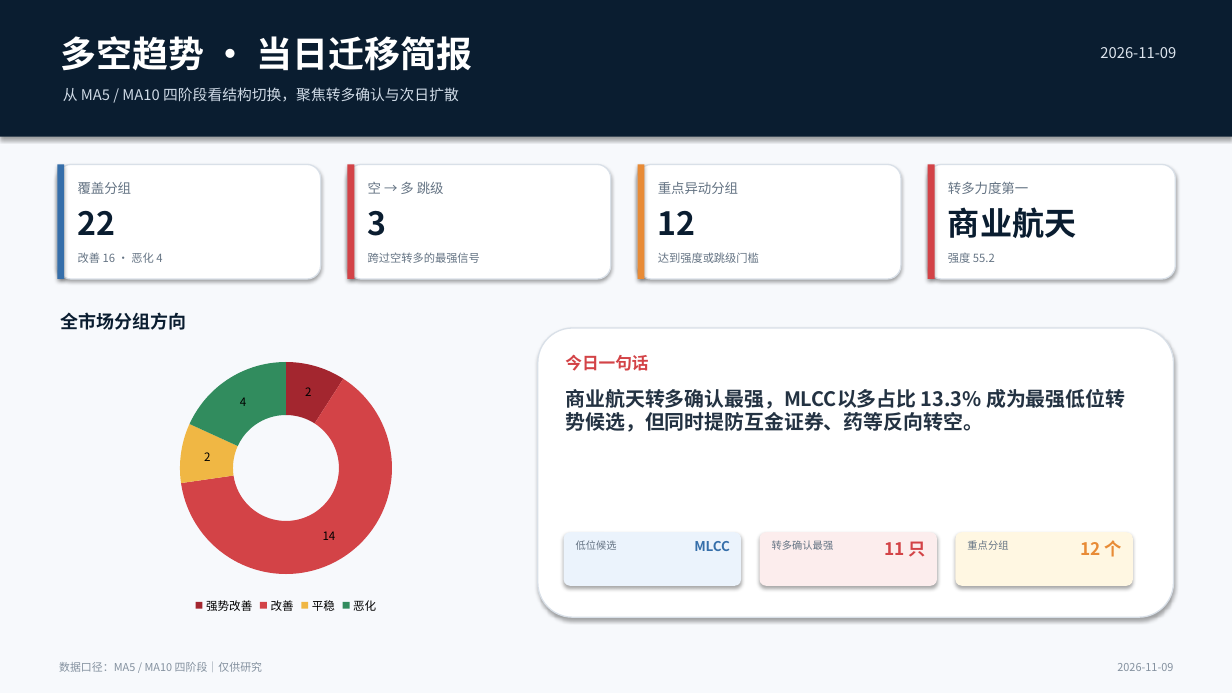
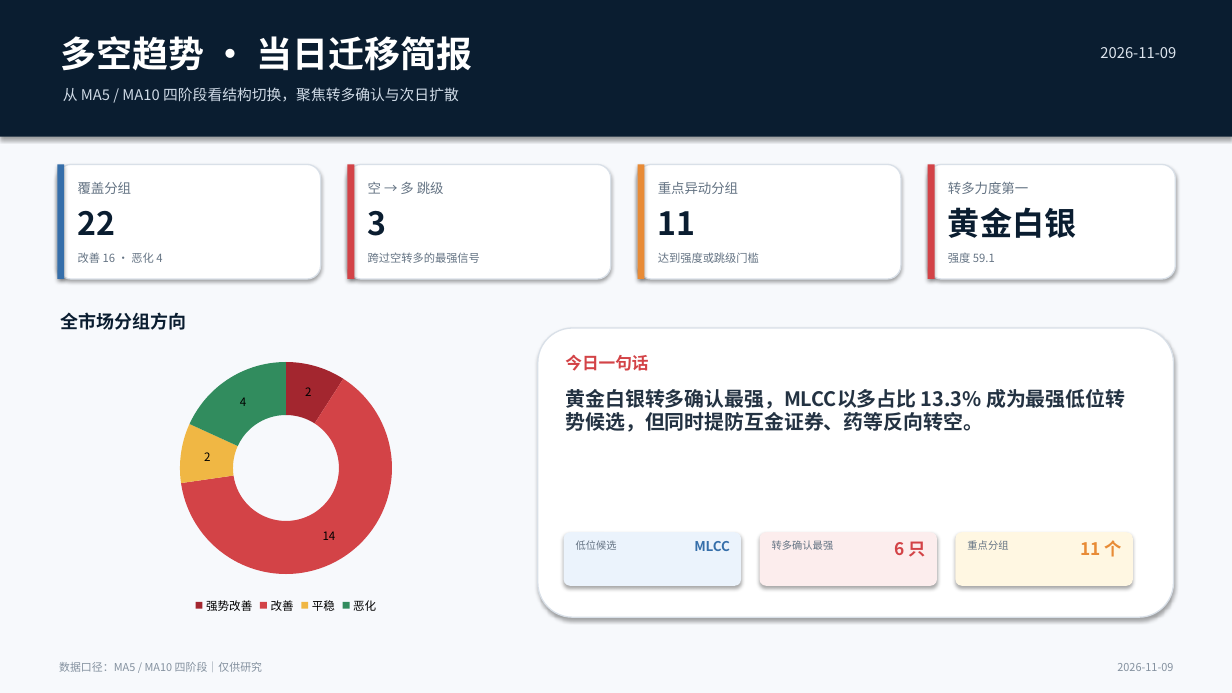
Before and after one commit to nancybhc/a-share-blast-lab, a slide deck: slide 1 of assets/多空阶段简报_2026-11-09.pptx. Drawn at 1232x693 pixels with LibreOffice and Linux fonts; fonts in the diff are those of the drawing. Boxes give left, top, right and bottom in pixels: in the first picture for what was removed or moved away, otherwise in the second. Text is boxed around its words. In the diff, an @@ line names an element or a change of style, - is before the commit and + after.

```diff
--- a/assets/多空阶段简报_2026-11-09.pptx
+++ b/assets/多空阶段简报_2026-11-09.pptx
@@ text at box(948, 207, 1076, 238): text changed @@
-商业航天
+黄金白银
@@ text at box(658, 211, 696, 235): text changed @@
-12
+11
@@ text at box(948, 253, 995, 263): text changed @@
-强度 55.2
+强度 59.1
@@ text at box(566, 389, 1125, 432): text changed @@
-商业航天转多确认最强，MLCC以多占比 13.3% 成为最强低位转势候选，但同时提防互金证券、药等反向转空。
+黄金白银转多确认最强，MLCC以多占比 13.3% 成为最强低位转势候选，但同时提防互金证券、药等反向转空。
@@ text at box(895, 541, 926, 557): text changed @@
-11 只
+6 只
@@ text at box(1080, 540, 1122, 557): text changed @@
-12 个
+11 个
```
Also in this commit, not shown: 3 other slides changed, 11 other files.
